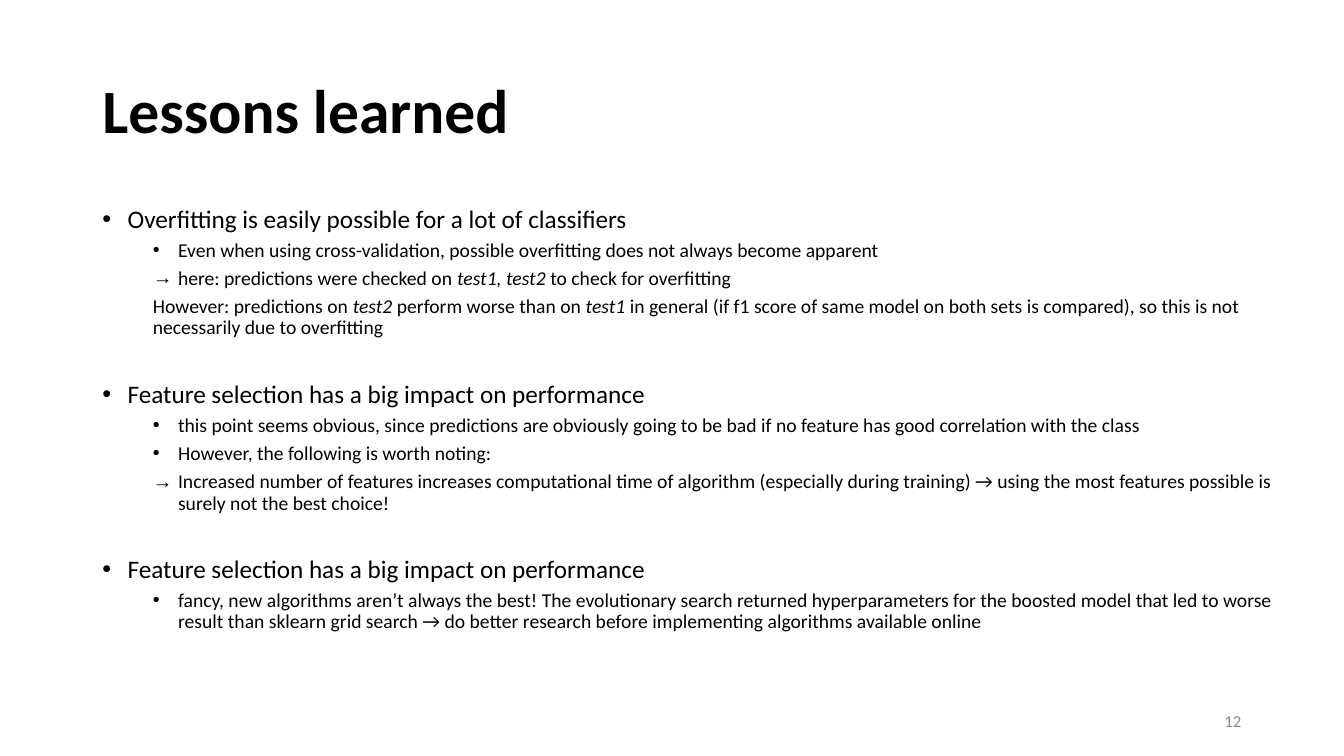
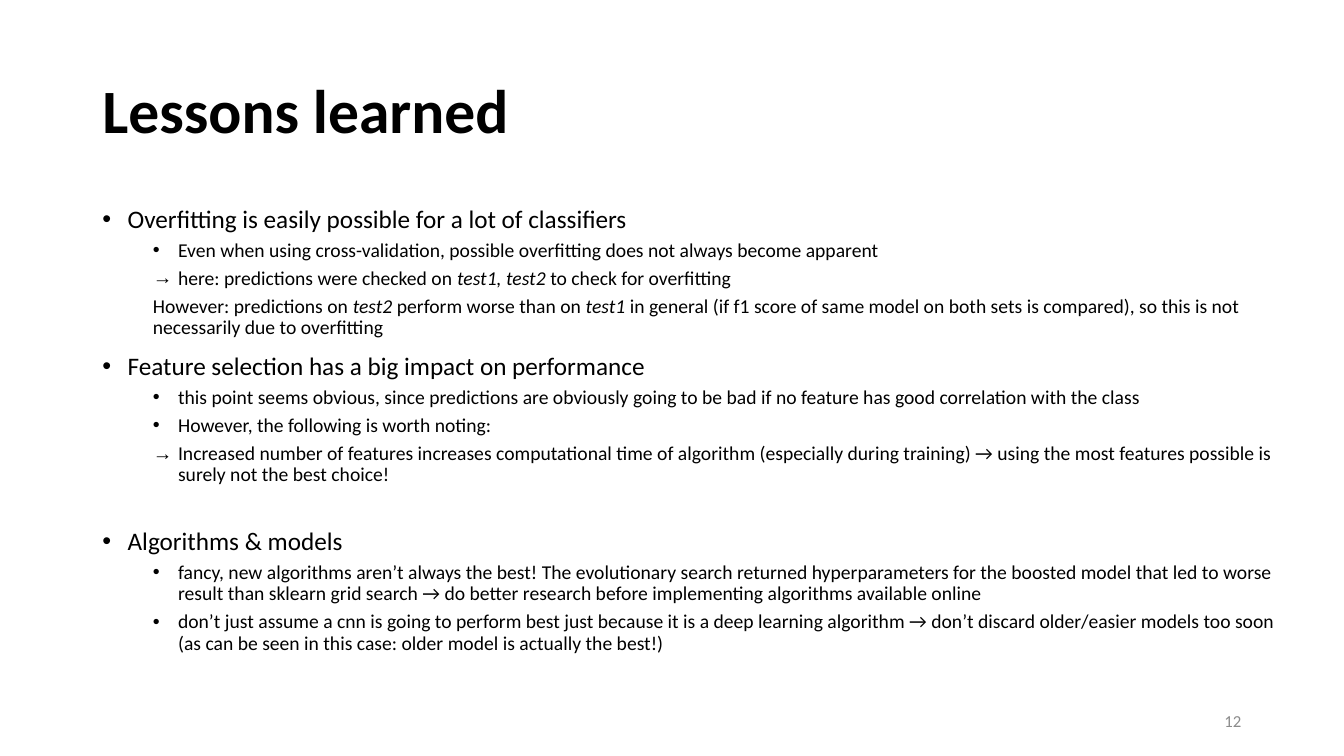
Before and after one commit to sirojc/cs349-amazon-product-evaluation-cnn, a slide deck: slide 12 of slides/presentation_JC.pptx. Drawn at 1344x756 pixels with LibreOffice and Linux fonts; fonts in the diff are those of the drawing. Boxes give left, top, right and bottom in pixels: in the first picture for what was removed or moved away, otherwise in the second. Text is boxed around its words. In the diff, an @@ line names an element or a change of style, - is before the commit and + after.

Commit message:
model_ab_old_opt best performing

```diff
--- a/slides/presentation_JC.pptx
+++ b/slides/presentation_JC.pptx
@@ text at bbox=[128, 532, 343, 555]: text changed @@
-• Feature selection has a big impact on performance
+• Algorithms & models
@@ text at bbox=[178, 614, 1274, 653]: paragraph added @@
+  • don’t just assume a cnn is going to perform best just because it is a deep learning algorithm → don’t discard older/easier models too soon (as can be seen in this case: older model is actually the best!)
```
Also in this commit, not shown: 3 other slides changed, 8 other files.
